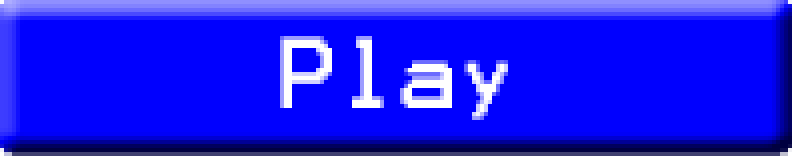
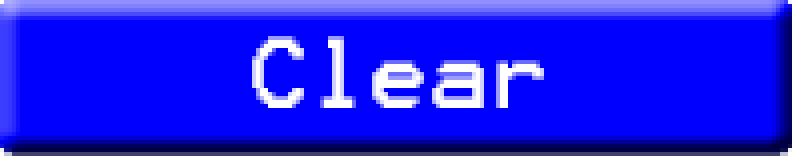
Before/after of a (792, 156) layered artwork. What changed in the layer stack:
renamed "Play" to "Clear", painted on it over [252, 36, 544, 120]
